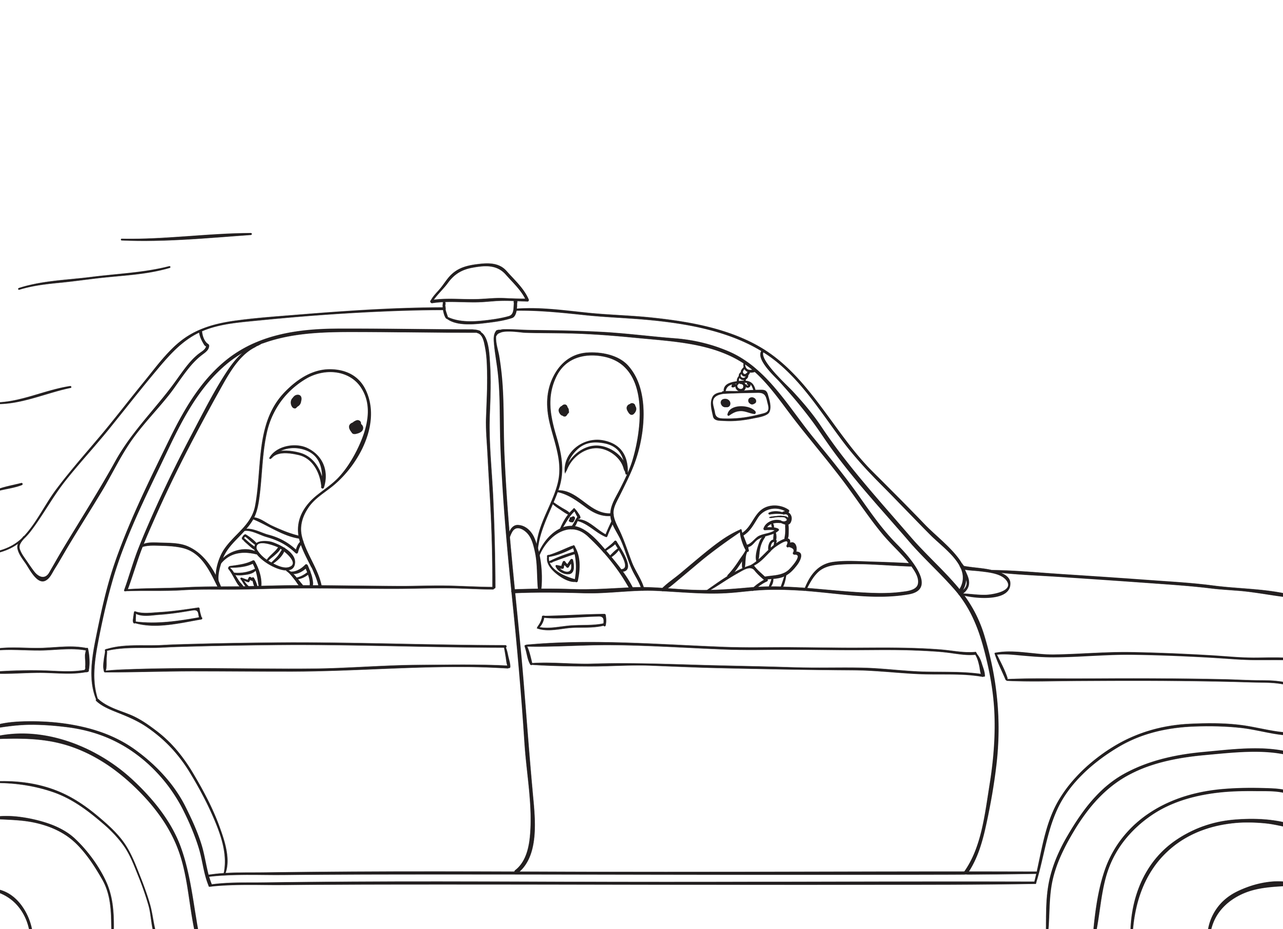
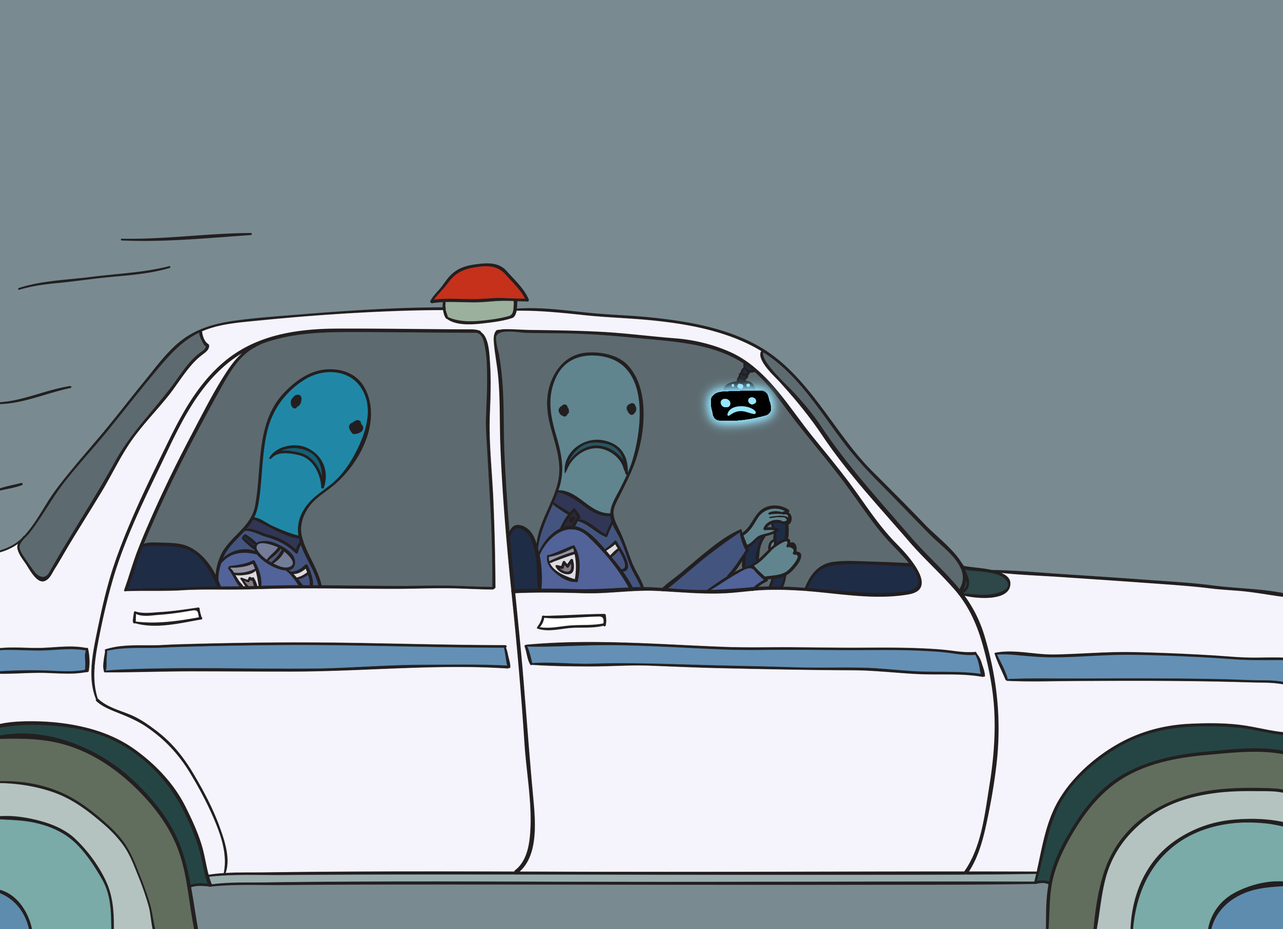
Layered file, before and after one edit (1283 × 929). Changes by layer:
added layer "blackScreenFace" above "blackScreen" over bbox(720, 396, 757, 417)
added layer "blackScreen" above "blackScreenAura" over bbox(710, 390, 772, 421)
added layer "blackScreenAura" above "main" over bbox(695, 374, 786, 437)
renamed "Vector Smart Object" to "main", painted on it over bbox(0, 232, 1283, 929)
added layer "mainColours" above "Background" over bbox(0, 0, 1283, 929)
